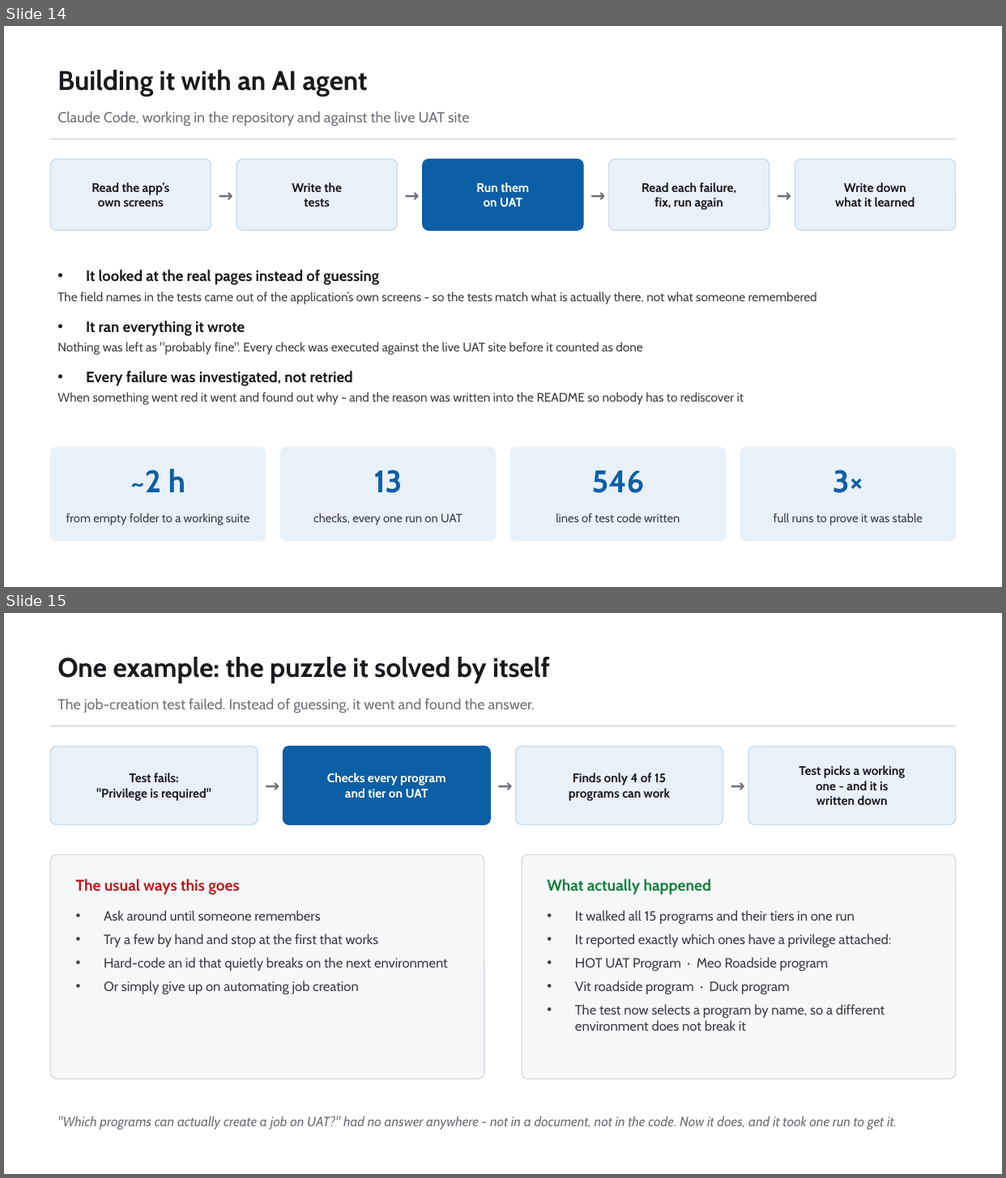
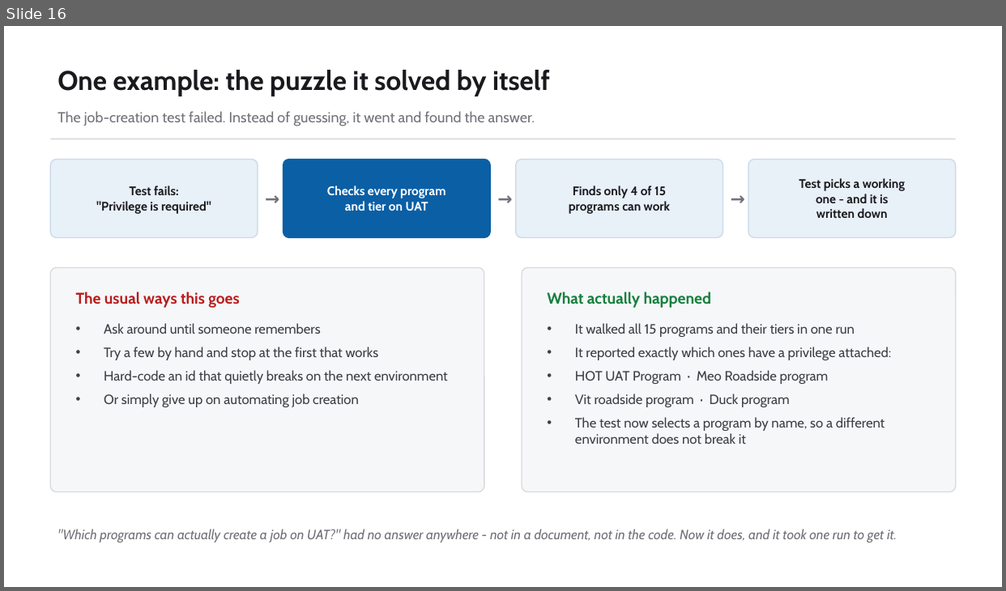
Before and after one commit to bulubuloa/AS.APAC.AI.Workshop, a slide deck: presentations/Web_Test_Automation_Playwright.pptx. Shown one above the other, each under a label of ours: slides 14 and 15 before the commit, slide 16 after it. The pictures are 1006x1178 and 1006x591 pixels, drawn with LibreOffice and Linux fonts; fonts in the diff are those of the drawing. Boxes give left, top, right and bottom in pixels: in the first picture for what was removed or moved away, otherwise in the second. Text is boxed around its words. In the diff, an @@ line names an element or a change of style, - is before the commit and + after.

```diff
--- a/presentations/Web_Test_Automation_Playwright.pptx
+++ b/presentations/Web_Test_Automation_Playwright.pptx
@@ slide 14 removed at (4, 26, 1002, 587), background #FFFFFF @@
@@ text removed at (57, 70, 368, 97) @@
-Building it with an AI agent
@@ text removed at (57, 111, 469, 126) @@
-Claude Code, working in the repository and against the live UAT site
@@ rectangle removed at (50, 139, 956, 139) @@
@@ rounded rectangle removed at (50, 160, 211, 230) @@
@@ text removed at (211, 160, 236, 230) @@
-→
@@ rounded rectangle removed at (236, 160, 398, 230) @@
@@ text removed at (397, 160, 423, 230) @@
-→
@@ rounded rectangle removed at (423, 160, 583, 230) @@
@@ text removed at (583, 160, 609, 230) @@
-→
@@ rounded rectangle removed at (609, 160, 769, 230) @@
@@ text removed at (769, 160, 795, 230) @@
-→
@@ rounded rectangle removed at (795, 160, 957, 230) @@
@@ text removed at (91, 182, 170, 207) @@
-Read the app’s
-own screens
@@ text removed at (292, 182, 342, 207) @@
-Write the
-tests
@@ text removed at (476, 182, 529, 207) @@
-Run them
-on UAT
@@ text removed at (641, 182, 737, 210) @@
-Read each failure,
-fix, run again
@@ text removed at (835, 182, 915, 207) @@
-Write down
-what it learned
@@ text removed at (57, 270, 817, 405) @@
-• It looked at the real pages instead of guessing
-  The field names in the tests came out of the application’s own screens - so the tests match what is actually there, not what someone remembered
-• It ran everything it wrote
-  Nothing was left as "probably fine". Every check was executed against the live UAT site before it counted as done
-• Every failure was investigated, not retried
-  When something went red it went and found out why - and the reason was written into the README so nobody has to rediscover it
@@ rounded rectangle removed at (50, 447, 266, 541) @@
@@ rounded rectangle removed at (280, 447, 495, 541) @@
@@ rounded rectangle removed at (511, 447, 726, 541) @@
@@ rounded rectangle removed at (740, 447, 956, 541) @@
@@ text removed at (130, 469, 185, 493) @@
-~2 h
@@ text removed at (374, 470, 403, 493) @@
-13
@@ text removed at (592, 471, 645, 493) @@
-546
@@ text removed at (833, 470, 863, 493) @@
-3×
@@ text removed at (66, 514, 249, 526) @@
-from empty folder to a working suite
@@ text removed at (313, 514, 462, 526) @@
-checks, every one run on UAT
@@ text removed at (556, 514, 680, 523) @@
-lines of test code written
@@ text removed at (774, 514, 923, 526) @@
-full runs to prove it was stable
@@ what was slide 15 is now slide 16 @@
```
Also in this commit, not shown: 1 slide changed, 2 slides added, 2 other files.
